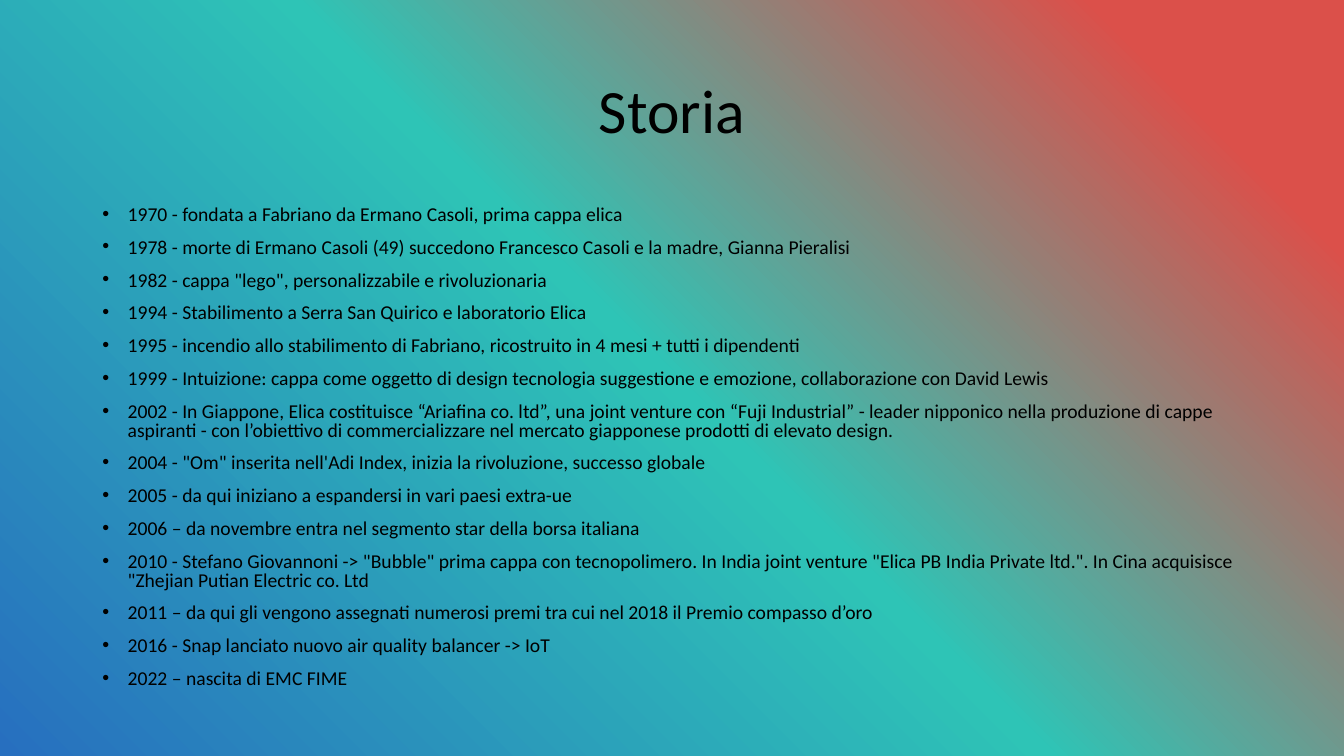
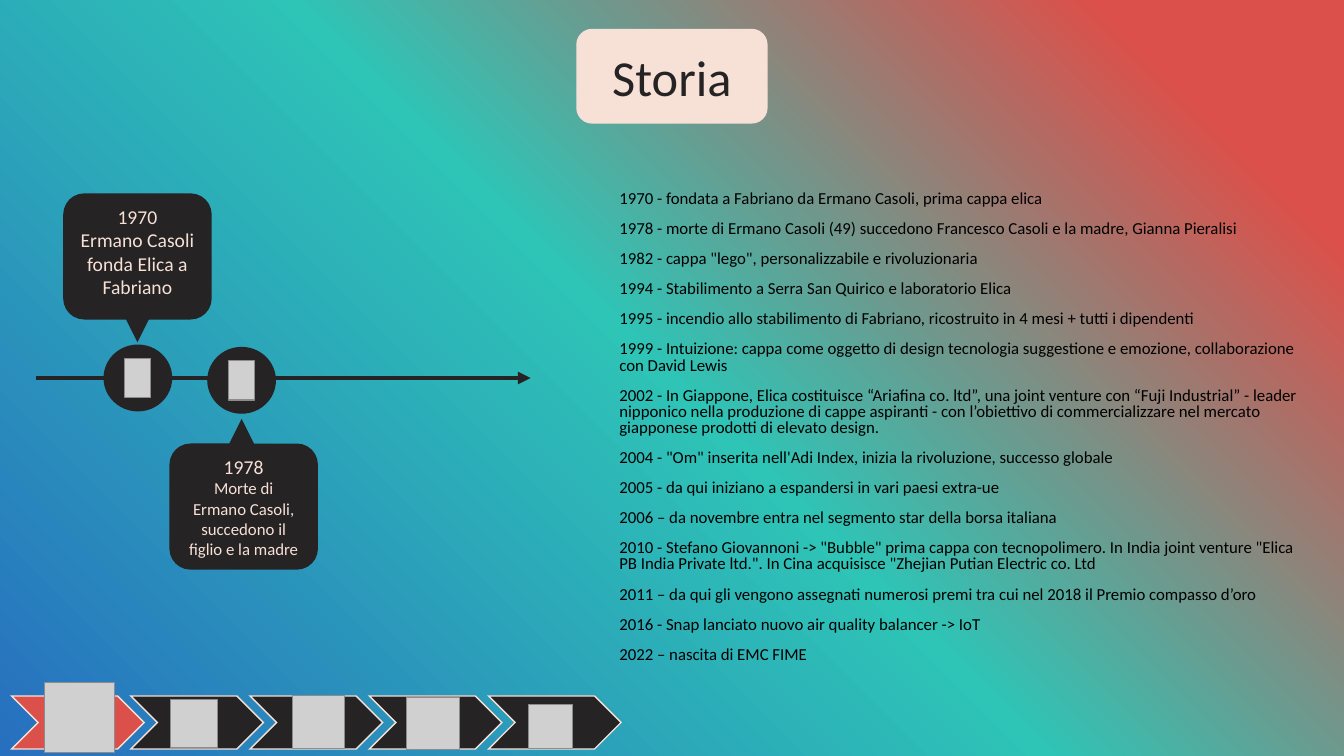
Before and after one commit to OMGitsDrake/PWEOA23-IDueMoschettieri, a slide deck: slide 5 of I Due Moschettieri.pptx. Drawn at 1344x756 pixels with LibreOffice and Linux fonts; fonts in the diff are those of the drawing; grey boxes stand for pictures. Boxes give left, top, right and bottom in pixels: in the first picture for what was removed or moved away, otherwise in the second. Text is boxed around its words. In the diff, an @@ line names an element or a change of style, - is before the commit and + after.

```diff
--- a/I Due Moschettieri.pptx
+++ b/I Due Moschettieri.pptx
@@ rounded rectangle "Storia": place and size @@
-rounded rectangle "Storia" at box(599, 90, 745, 134)
+rounded rectangle "Storia" at box(577, 29, 768, 124)
@@ rounded rectangle "Storia" at box(577, 29, 768, 124): size 44 to 36 pt, text colour #000000 to #252323; line spacing 0.9 to 1; fill none to #F7E1D7 @@
@@ rounded rectangle added at box(64, 194, 212, 320), fill #252323, 14 pt, text #F7E1D7 @@
+1970
+Ermano Casoli fonda Elica a Fabriano
@@ text "1970 - fondata a Fabriano ...": place and size @@
-text "1970 - fondata a Fabriano ..." at box(128, 207, 1233, 685)
+text "1970 - fondata a Fabriano ..." at box(619, 192, 1296, 660)
@@ text "1970 - fondata a Fabriano ..." at box(619, 192, 1296, 660): size 14 to 12 pt; bullet • to none @@
@@ triangle added at box(120, 308, 155, 343), fill #252323 @@
@@ ellipse added at box(104, 345, 172, 411), fill #252323 @@
@@ picture added at box(125, 358, 151, 397) @@
@@ ellipse added at box(208, 347, 276, 413), fill #252323 @@
@@ arrow added from (35, 378) to (530, 378), #252323 3 pt @@
@@ picture added at box(229, 361, 255, 400) @@
@@ triangle added at box(224, 419, 259, 455), fill #252323 @@
@@ rounded rectangle added at box(169, 444, 318, 570), fill #252323, 12 pt, text #F7E1D7 @@
+1978
+Morte di Ermano Casoli, succedono il figlio e la madre
@@ picture added at box(44, 683, 114, 752) @@
@@ picture added at box(170, 700, 218, 747) @@
@@ picture added at box(292, 696, 345, 748) @@
@@ picture added at box(406, 698, 459, 750) @@
@@ group added at box(12, 696, 621, 749): 5 chevrons @@
@@ picture added at box(528, 705, 573, 749) @@
```
Also in this commit, not shown: 5 other slides changed.
